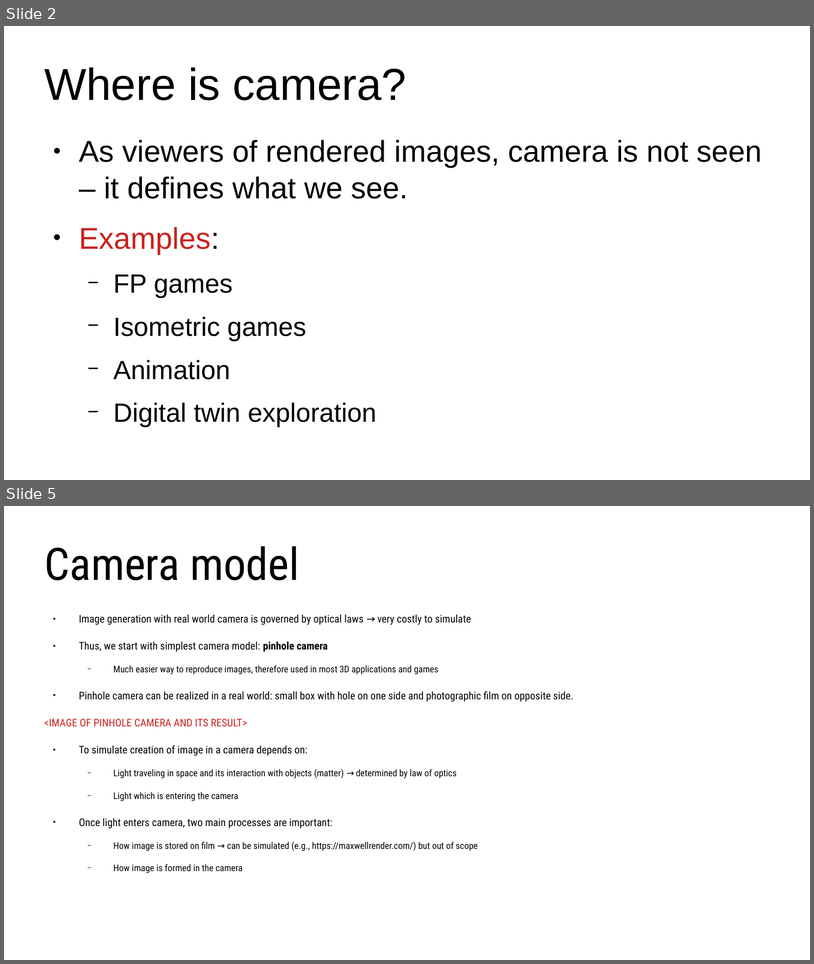
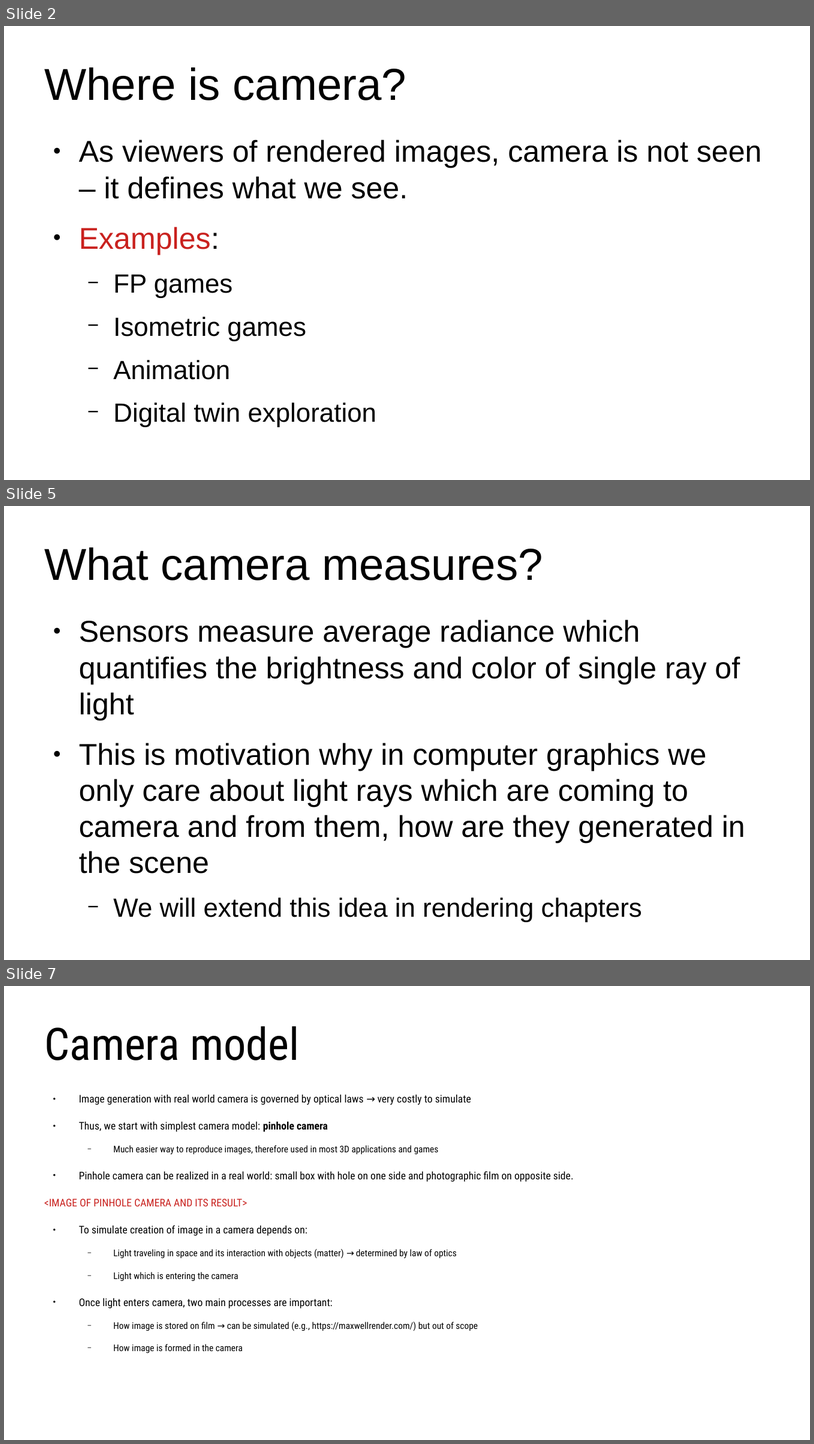
Before and after one commit to lorentzo/IntroductionToComputerGraphics, a slide deck: lectures/3_foundations_3d_scene/3_4_camera.odp. Shown one above the other, each under a label of ours: slides 2 and 5 before the commit, slides 2, 5 and 7 after it; the slides between them are not shown. The pictures are 814x964 and 814x1444 pixels, drawn with LibreOffice and Linux fonts; fonts in the diff are those of the drawing. Boxes give left, top, right and bottom in pixels: in the first picture for what was removed or moved away, otherwise in the second. Text is boxed around its words. In the diff, an @@ line names an element or a change of style, - is before the commit and + after.

Commit message:
light and camera

```diff
--- a/lectures/3_foundations_3d_scene/3_4_camera.odp
+++ b/lectures/3_foundations_3d_scene/3_4_camera.odp
@@ slide 5 added at [4,506,810,960], background #FFFFFF @@
@@ title added at [44,547,543,580], 44 pt, text #000000 @@
+What camera measures?
@@ text added at [79,619,746,922], 29.6 pt, text #000000 @@
+● Sensors measure average radiance which quantifies the brightness and color of single ray of light
+● This is motivation why in computer graphics we only care about light rays which are coming to camera and from them, how are they generated in the scene
+  − We will extend this idea in rendering chapters
@@ what was slide 5 is now slide 7 @@
```
Also in this commit, not shown: 3 slides changed, 2 other slides added, 7 other files.
